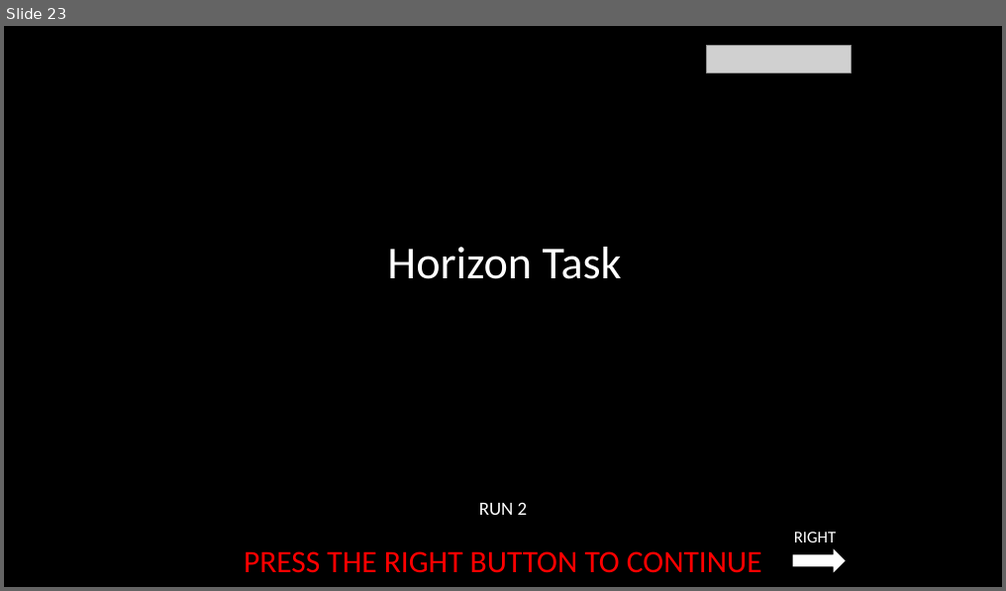
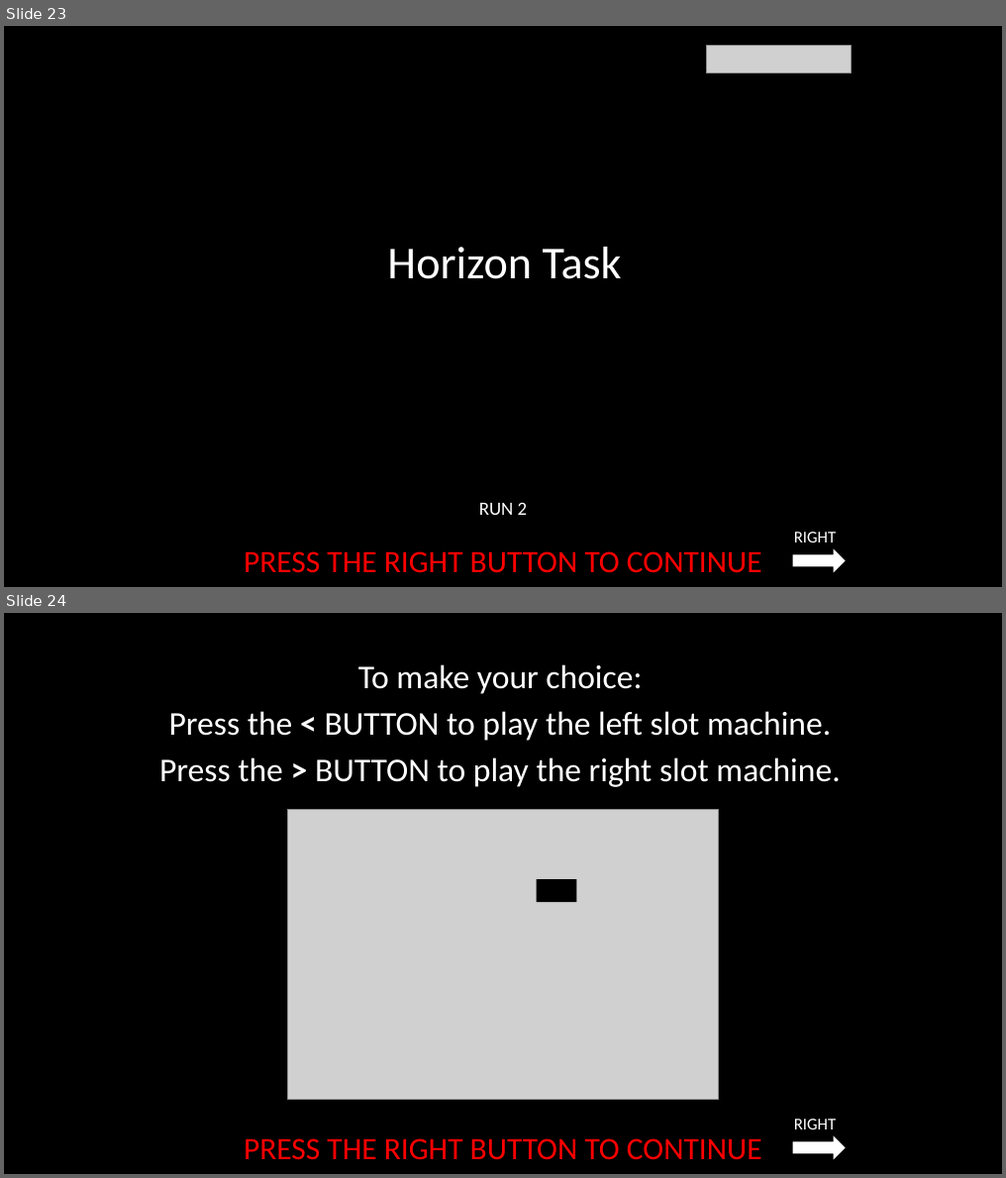
Before and after one commit to laureate-institute-for-brain-research/StimToolOnline, a slide deck: public/js/tasks/horizon/media/horizonInstructions_RSS.pptx. Shown one above the other, each under a label of ours: slide 23 before the commit, slides 23 and 24 after it. The pictures are 1006x591 and 1006x1178 pixels, drawn with LibreOffice and Linux fonts; fonts in the diff are those of the drawing; grey boxes stand for pictures. Boxes give left, top, right and bottom in pixels: in the first picture for what was removed or moved away, otherwise in the second. Text is boxed around its words. In the diff, an @@ line names an element or a change of style, - is before the commit and + after.

```diff
--- a/public/js/tasks/horizon/media/horizonInstructions_RSS.pptx
+++ b/public/js/tasks/horizon/media/horizonInstructions_RSS.pptx
@@ slide 24 added at [4,613,1002,1174], background #000000 @@
@@ text added at [159,664,840,787], 32 pt, text #FFFFFF @@
+To make your choice:
+Press the < BUTTON to play the left slot machine.
+Press the > BUTTON to play the right slot machine.
@@ picture added at [287,809,718,1099] @@
@@ rectangle added at [537,879,576,903], fill #000000 @@
@@ text added at [244,1139,762,1160], 30 pt, text #FF0000 @@
+PRESS THE RIGHT BUTTON TO CONTINUE
@@ right arrow added at [793,1137,846,1160], fill #FFFFFF @@
@@ text added at [794,1119,836,1130], 16 pt, text #FFFFFF @@
+RIGHT
```
Also in this commit, not shown: 1 slide changed, 11 other files.
